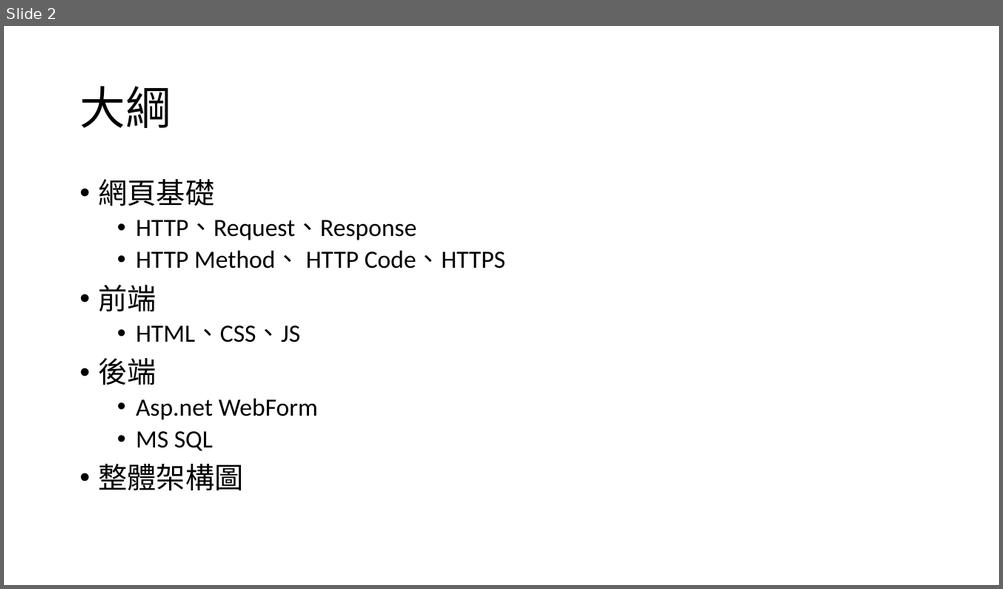
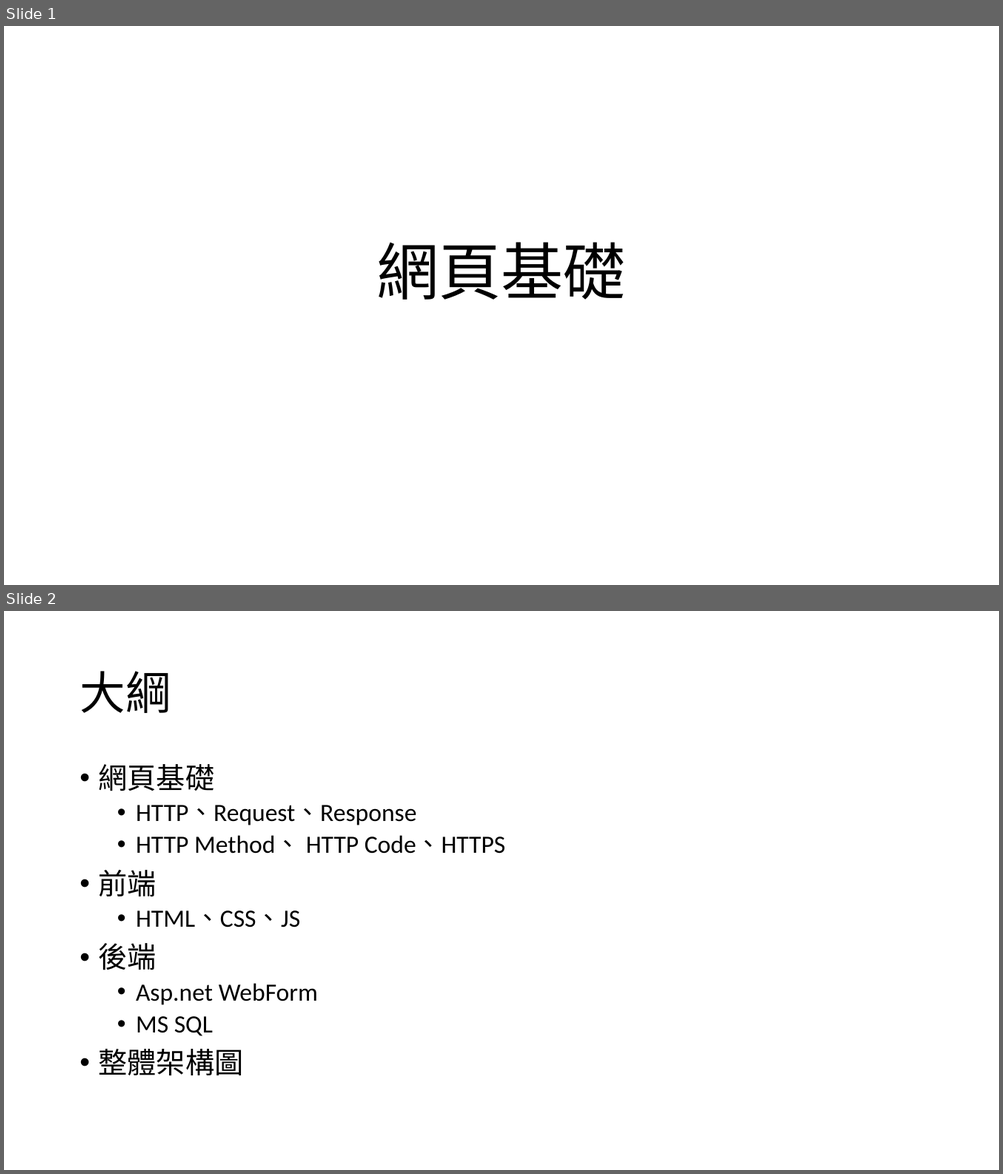
Before and after one commit to Q81JIAXIONG/-, a slide deck: 投影片/1.網頁基礎.pptx. Shown one above the other, each under a label of ours: slide 2 before the commit, slides 1 and 2 after it. The pictures are 1003x589 and 1003x1174 pixels, drawn with LibreOffice and Linux fonts; fonts in the diff are those of the drawing. Boxes give left, top, right and bottom in pixels: in the first picture for what was removed or moved away, otherwise in the second. Text is boxed around its words. In the diff, an @@ line names an element or a change of style, - is before the commit and + after.

```diff
--- a/投影片/1.網頁基礎.pptx
+++ b/投影片/1.網頁基礎.pptx
@@ slide 1 added at [4,26,999,585], background #FFFFFF @@
@@ title added at [377,242,626,300], 60 pt, text #000000 @@
+網頁基礎
```
Also in this commit, not shown: 2 slides changed, 2 other slides added, 1 slide removed, 2 other files.
